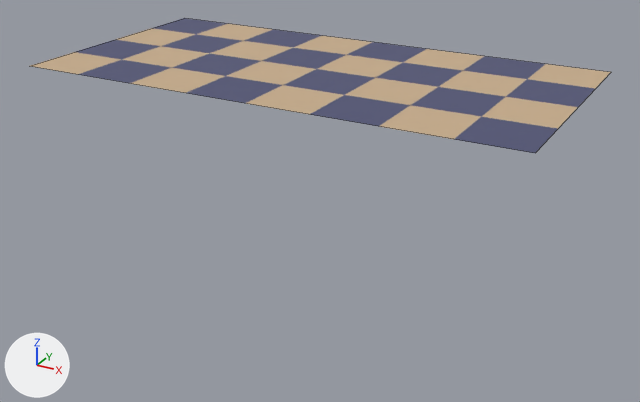
The FBX model Assets/Models/Block_Flat.fbx: old version first, new version second.
The view is the same before and after, from a camera (50 mm lens) standing at (8.08, -14.55, 4.53) and looking at (0.19, -0.22, -2.64). The lights are fixed; the arrows at lower left show +X, +Y and +Z. Mesh edges are drawn as thin lines. Where no turn or scale is listed for an object, it has been applied to the vertices.

Names of what the first picture shows: 'Block3'.
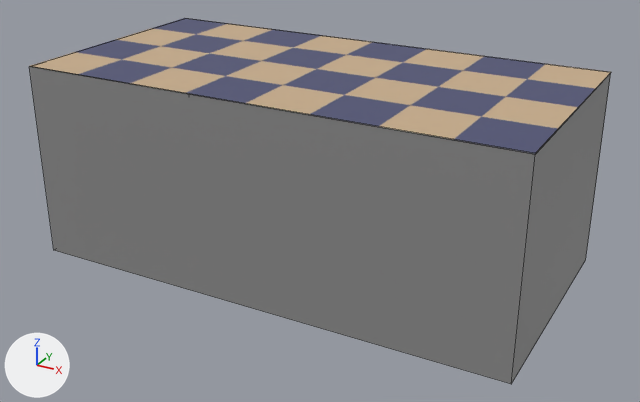
Edits to the scene script, one JSON object a line:
```json
{"op": "add", "block": "mat_black_mat", "code": ["mat_black_mat = principled_material('black_mat')", "mat_black_mat.base_color = (0.263, 0.263, 0.263)  # grey #8c8c8c"]}
{"block": "me_block3_ncl1_1", "where": "# used by ob_block3; location = (0.0, 0.0, 0.0)"}
{"block": "me_block3_ncl1_1", "where": "# verts and faces of me_block3_ncl1_1; kept vertices keep their numbers, new ones are numbered from 4"}
{"op": "remove", "block": "me_block3_ncl1_1", "code": "me_block3_ncl1_1.from_pydata(...)  # 4 vertices, 1 face; spans x -5.0..5.0, y -2.5..2.5, z 0.0"}
{"op": "add", "block": "me_block3_ncl1_1", "code": "me_block3_ncl1_1.from_pydata(...)  # 12 vertices, 5 faces; spans x -5.0..5.0, y -2.5..2.5, z -4.0..0.0"}
{"block": "me_block3_ncl1_1", "change": "me_block3_ncl1_1 part 1"}
{"op": "add", "block": "me_block3_ncl1_1", "code": "verts[4] = (-5.0, -2.5, -4.0)  # pixel (53, 250)"}
{"op": "add", "block": "me_block3_ncl1_1", "code": "verts[5] = (-5.0, 2.5, -4.0)"}
{"op": "add", "block": "me_block3_ncl1_1", "code": "verts[6] = (-5.0, -2.5, -0.02)  # pixel (29, 66)"}
{"op": "add", "block": "me_block3_ncl1_1", "code": "verts[7] = (-5.0, 2.5, -0.02)  # pixel (184, 18)"}
{"op": "add", "block": "me_block3_ncl1_1", "code": "for new, old in zip([*range(8, 12)], [*range(4, 8)]): verts[new] = verts[old] + (10.0, 0.0, 0.0)"}
{"op": "add", "block": "me_block3_ncl1_1", "code": "faces += [(8, 9, 11, 10), (4, 6, 7, 5), (5, 7, 11, 9), (4, 8, 10, 6)]  # mat_black_mat (grey #8c8c8c)"}
{"op": "add", "block": "me_block3_ncl1_1", "code": "me_block3_ncl1_1.materials.append(mat_black_mat)  # grey #8c8c8c"}
```

Pixel boxes [x1, y1, x2, y2] of what changed, in the pictures (640 x 402 px):
```json
{"object": "Block3", "change": "reshaped", "before": [31, 18, 611, 153], "after": [29, 18, 611, 384], "on screen": "170% taller"}
{"part": 1, "of": "me_block3_ncl1_1", "change": "added", "after": [29, 66, 611, 384]}
```
